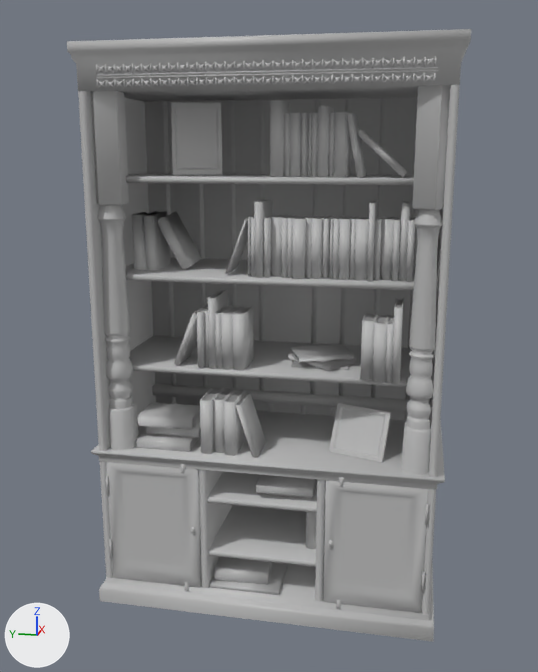
The FBX model Assets/_Nicolai/Models/CurrentEra/Supervisor/Props/Models/Bookshelf_V02.fbx as it was, and as the next commit left it.
Camera for both pictures: a camera (50 mm lens) standing at (-0.0835, -0.0745, 0.0508) and looking at (-0.0013, -0.058, 0.0303). The axes (+X, +Y, +Z) are drawn at lower left. The lights are the same throughout. Where no turn or scale is listed for an object, it has been applied to the vertices.

Names of what the first picture shows: 'Bookshelf_02'.
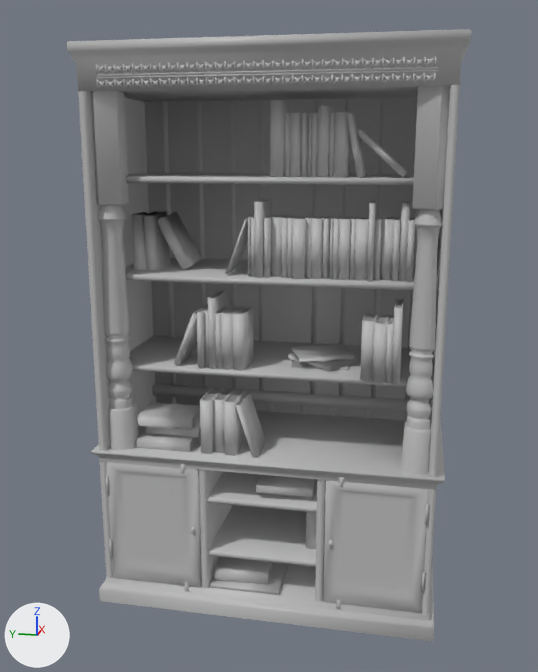
Edits to the bpy script that builds the scene:
```text
Change me_mesh:
    where me_mesh.from_pydata(...)  # 5752 vertices, 4896 faces; spans x -0.0094..0.0094, y -0.0195..0.0195, z -0.0311..0.0311
    used by ob_bookshelf_02; location = (-0.0011, -0.0588, 0.0304)
    me_mesh part 1: the loose piece of 16 vertices spanning x -0.0029..0.0008, y 0.0057..0.0115, z 0.0179..0.0257 is deleted
    me_mesh part 2: the loose piece of 16 vertices spanning x -0.0058..-0.0014, y -0.0137..-0.0069, z -0.0125..-0.0072 is deleted
```

Location of each change, (x1, y1, x2, y2) in pixels of the pictures (538 x 672 px):
part 1 of me_mesh, deleted: before (171, 102, 222, 176)
part 2 of me_mesh, deleted: before (329, 403, 391, 463)
